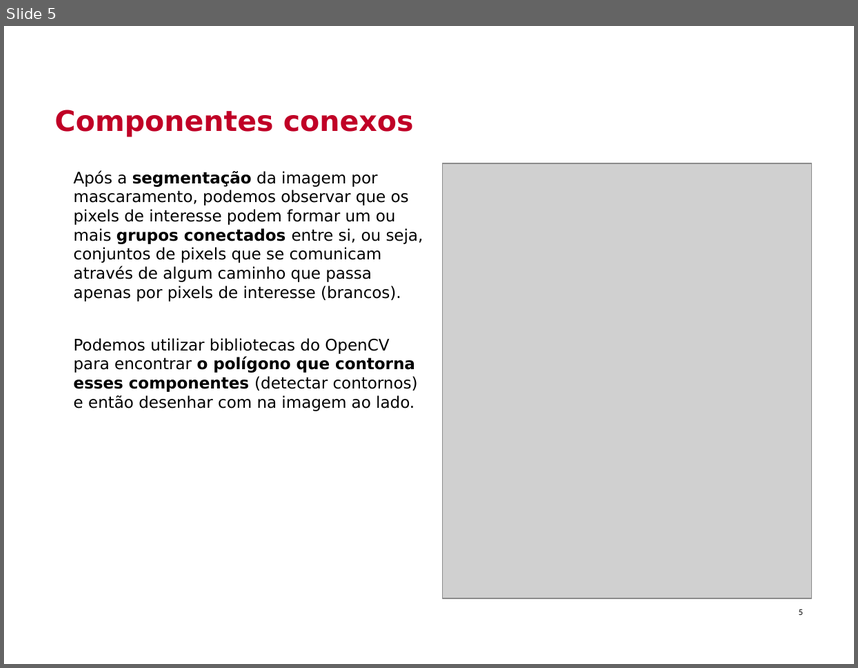
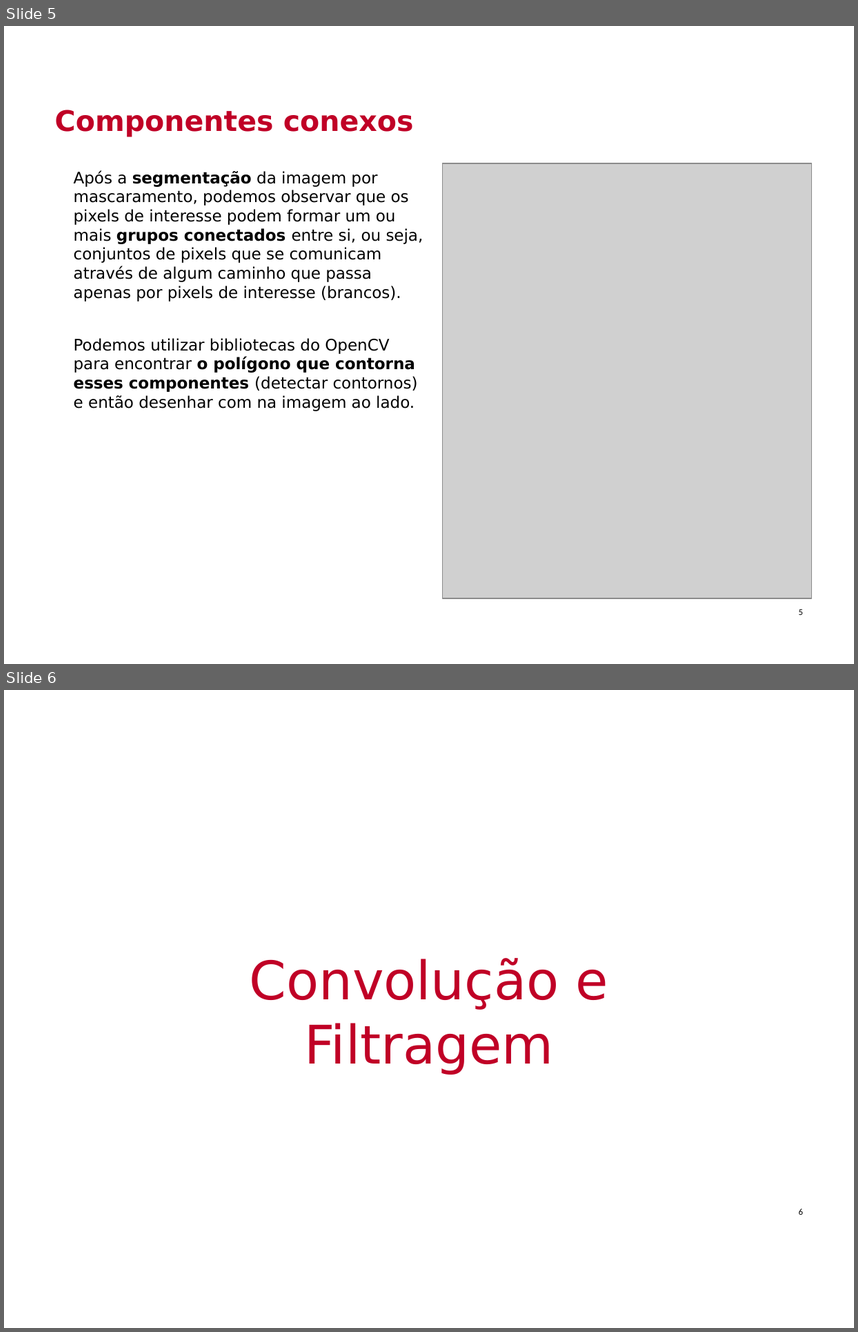
Before and after one commit to Insper/robotica-computacional, a slide deck: docs/modulos/05-visao-p2/slides.pptx. Shown one above the other, each under a label of ours: slide 5 before the commit, slides 5 and 6 after it. The pictures are 858x668 and 858x1332 pixels, drawn with LibreOffice and Linux fonts; fonts in the diff are those of the drawing; grey boxes stand for pictures; background and template pictures are left out. Boxes give left, top, right and bottom in pixels: in the first picture for what was removed or moved away, otherwise in the second. Text is boxed around its words. In the diff, an @@ line names an element or a change of style, - is before the commit and + after.

```diff
--- a/docs/modulos/05-visao-p2/slides.pptx
+++ b/docs/modulos/05-visao-p2/slides.pptx
@@ slide 6 added at [4, 690, 854, 1328], background picture (left out) @@
@@ title added at [249, 958, 608, 1074], 45 pt, text #C00026 @@
+Convolução e Filtragem
@@ page number added at [799, 1208, 804, 1214], 7.5 pt, text #000000 @@
+6
```
Also in this commit, not shown: 1 slide changed, 6 other slides added, 4 other files.
